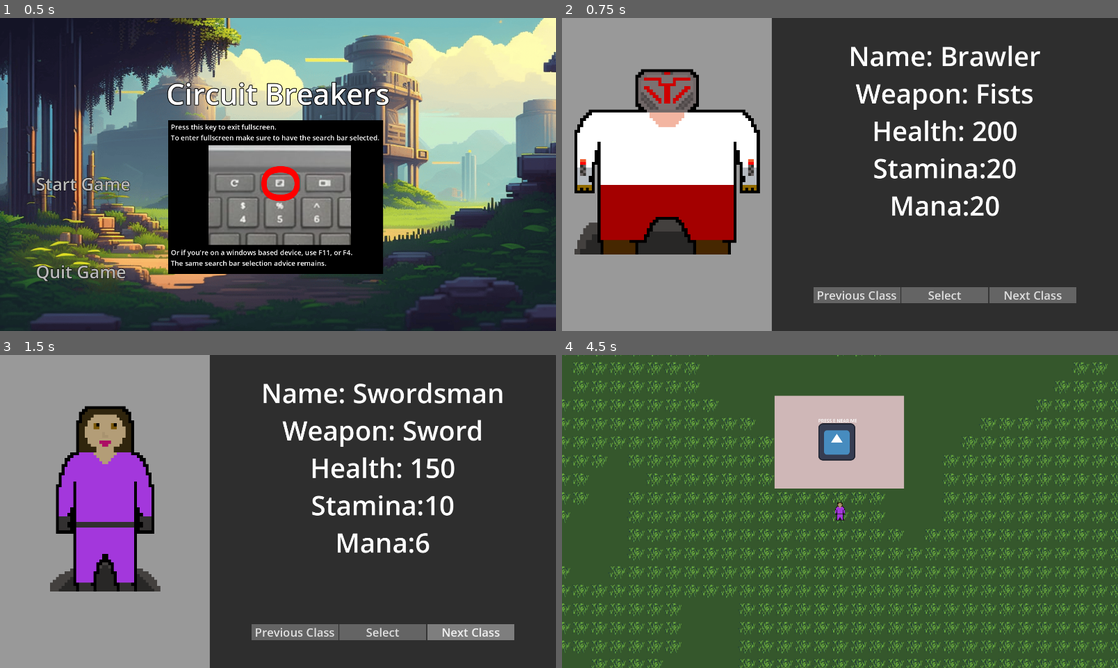
Above: before the commit, frames 1-4 (two rows, left to right).
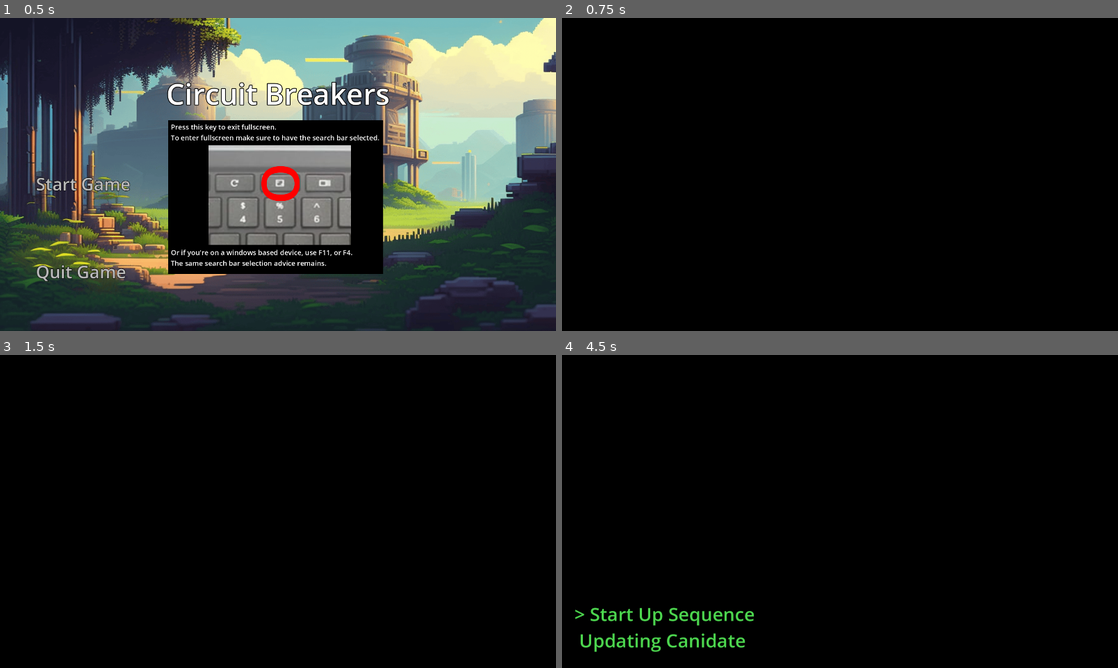
Above: after the commit, the same moments.

Repository: OwenFrakes/PBP.OJJ_RPG
Game: Godot game, scene res://Scenes/titleScreen.tscn
Same seed, same stepped clock (60 frames per second), same inputs: the game is played once before the commit and once after it. The engine's default icon, where the game draws it, is replaced by a stand-in: a white triangle on a blue panel in a dark square.
Inputs (mouse positions are in pixels of both pictures, inside the frame that each line leads up to):
- Up to frame 1 (0.5 s): no input
- Up to frame 2 (0.75 s): click "Start Game" at 0.5 s
- Up to frame 3 (1.5 s): click "Next Class" at 1.25 s
- Up to frame 4 (4.5 s): click "Next Class" at 2 s; click "Previous Class" at 2.75 s; move the mouse to (962, 495) at 3.52 s; hold D (Right) 3.53-4.25 s; tap E (Interact) at 3.6 s; click "Select" at 4.25 s

Frame 1 is identical in both runs. In frame 2, 99% of the frame differs, in the area x 0-100%, y 0-100%; in frame 3, 99%; in frame 4, 100%.

Commit message:
Fancy Intro Unfinished

Diff:
--- /dev/null
+++ b/pbp.ojj_rpg/Scenes/animation_code_label.gd
@@ -0,0 +1,53 @@
+extends Label
+
+## Intended Use ##
+#place the label in the world with text you want it to show.
+#Then when the label is loaded, the script will place the text.
+
+var default_text
+var text_array = []
+
+func _ready() -> void:
+	default_text = text
+
+	var last_new_line = 0
+	while(default_text.find("\n", last_new_line + 2) > -1):
+		#Get where the next line is.
+		var next_new_line = default_text.find("\n", last_new_line + 2)
+
+		if next_new_line == -1:
+			#Get the rest of the text.
+			text_array.append(default_text.substr(last_new_line))
+
+		else:
+			if(last_new_line == 0):
+				text_array.append(default_text.substr(last_new_line, next_new_line - last_new_line))
+			else:
+				#Get the text between the two points and add it to the array.
+				text_array.append(default_text.substr(last_new_line+2, next_new_line - last_new_line))
+
+		#Set last_new_line to the next
+		last_new_line = next_new_line
+
+	for text_thing in text_array:
+		print(text_thing)
+
+	#Clear the label.
+	text = ""
+
+	#Mysterious Wait, for effect.
+	await get_tree().create_timer(1).timeout
+
+	#Start to print the text from left to right, code / console style.
+	for text_string in text_array:
+		await writeText(text_string)
+		await get_tree().create_timer(0.5).timeout
+
+		#New line for next text.
+		text += "\n"
+
+func writeText(new_text):
+	#Place letters left to right with this speed.
+	for i in len(new_text):
+		text += new_text.substr(i, 1)
+		await get_tree().create_timer(0.05).timeout
--- a/pbp.ojj_rpg/Scenes/classSelect.tscn
+++ b/pbp.ojj_rpg/Scenes/classSelect.tscn
@@ -1,10 +1,14 @@
-[gd_scene load_steps=5 format=3 uid="uid://d2edha6ave3td"]
+[gd_scene load_steps=7 format=3 uid="uid://d2edha6ave3td"]
 
 [ext_resource type="Theme" uid="uid://dp3x3xta2yuh4" path="res://Resources/Themes/ClassMenu.tres" id="1_4dvgp"]
 [ext_resource type="Script" path="res://Scripts/class_select.gd" id="2_dexyt"]
 [ext_resource type="SpriteFrames" uid="uid://b1hlf4f2paiod" path="res://Resources/Character/SpriteSets/brawler_set.tres" id="2_pa5da"]
+[ext_resource type="Script" path="res://Scenes/animation_code_label.gd" id="4_qly2d"]
 
 [sub_resource type="StyleBoxFlat" id="StyleBoxFlat_ir3e6"]
+
+[sub_resource type="StyleBoxFlat" id="StyleBoxFlat_njlbc"]
+bg_color = Color(0, 0, 0, 1)
 
 [node name="ClassSelect" type="Node2D"]
 
@@ -103,6 +107,35 @@
 scale = Vector2(10, 10)
 sprite_frames = ExtResource("2_pa5da")
 
+[node name="StartUpAnimation" type="Control" parent="."]
+layout_mode = 3
+anchors_preset = 0
+offset_right = 1920.0
+offset_bottom = 1080.0
+
+[node name="Panel" type="Panel" parent="StartUpAnimation"]
+layout_mode = 1
+anchors_preset = 15
+anchor_right = 1.0
+anchor_bottom = 1.0
+grow_horizontal = 2
+grow_vertical = 2
+theme_override_styles/panel = SubResource("StyleBoxFlat_njlbc")
+
+[node name="Label" type="Label" parent="StartUpAnimation"]
+layout_mode = 0
+offset_left = 43.0
+offset_top = 556.0
+offset_right = 666.0
+offset_bottom = 1028.0
+theme_override_colors/font_color = Color(0.301961, 0.843137, 0.309804, 1)
+theme_override_font_sizes/font_size = 64
+text = "> Start Up Sequence
+> Updating Canidate Database
+> Evaluating Canidates"
+vertical_alignment = 2
+script = ExtResource("4_qly2d")
+
 [connection signal="pressed" from="Control/TextPanel/CenterContainer/HBoxContainer/PreviousButton" to="Control/TextPanel/CenterContainer/HBoxContainer/NextButton" method="_on_previous_button_pressed"]
 [connection signal="pressed" from="Control/TextPanel/CenterContainer/HBoxContainer/SelectButton" to="Control/TextPanel/CenterContainer/HBoxContainer/NextButton" method="_on_select_button_pressed"]
 [connection signal="pressed" from="Control/TextPanel/CenterContainer/HBoxContainer/NextButton" to="Control/TextPanel/CenterContainer/HBoxContainer/NextButton" method="_on_pressed"]
